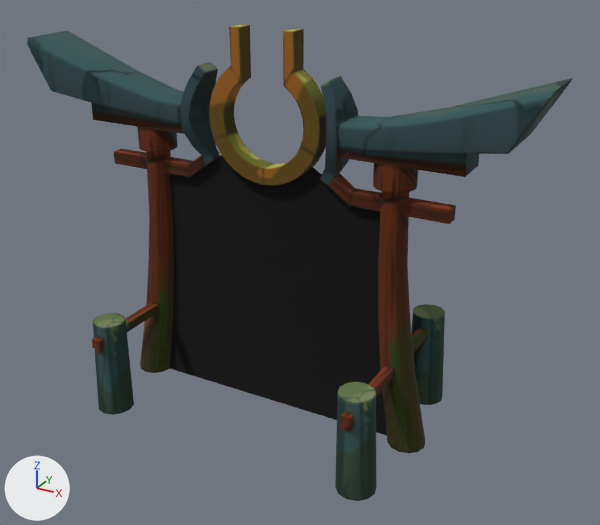
An edit to the FBX model Assets/Resources/Models/Torii_Portal.fbx, drawn before and after from the same camera.
Camera for both pictures: a camera (50 mm lens) standing at (7.19, -11.92, 9.07) and looking at (0.6, 0.06, 3.08). Every picture has the same lights, and +X, +Y and +Z are marked at lower left. Where no turn or scale is listed for an object, it has been applied to the vertices.

Names of what the first picture shows: 'Doorway.001', 'Torii_Portal'.
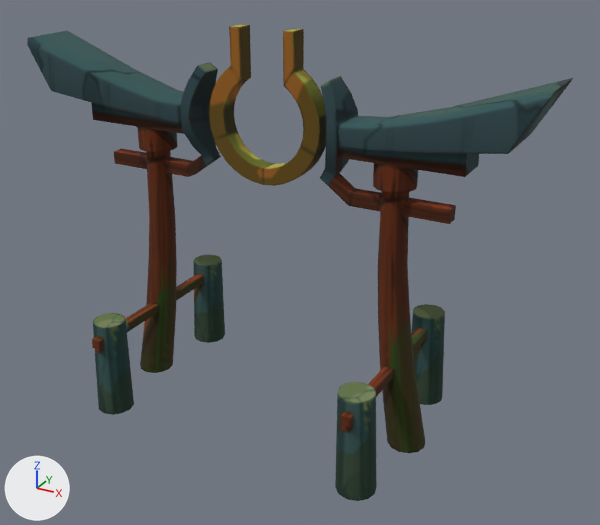
Where the change shows, as pixel boxes (x1, y1, x2, y2) in the pictures (600 x 525 px):
'Doorway.001', deleted (black)
    before: (170, 155, 387, 436)

The change in detail:
Object 'Doorway.001' (ob_doorway_001) is deleted.
